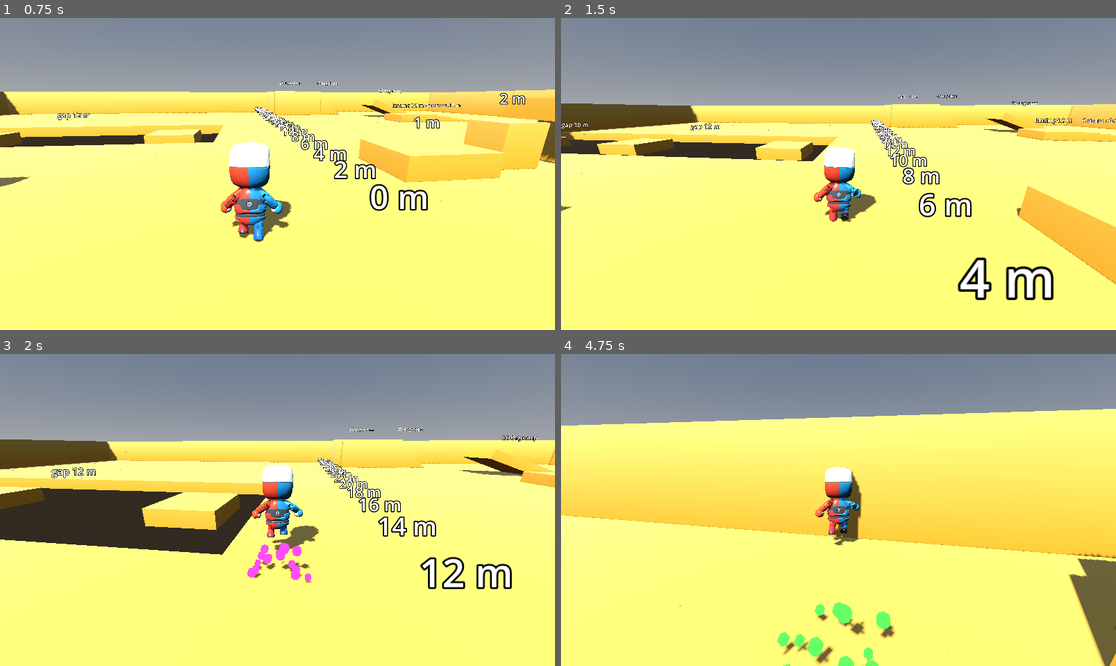
Above: before the commit, frames 1-4 (two rows, left to right).
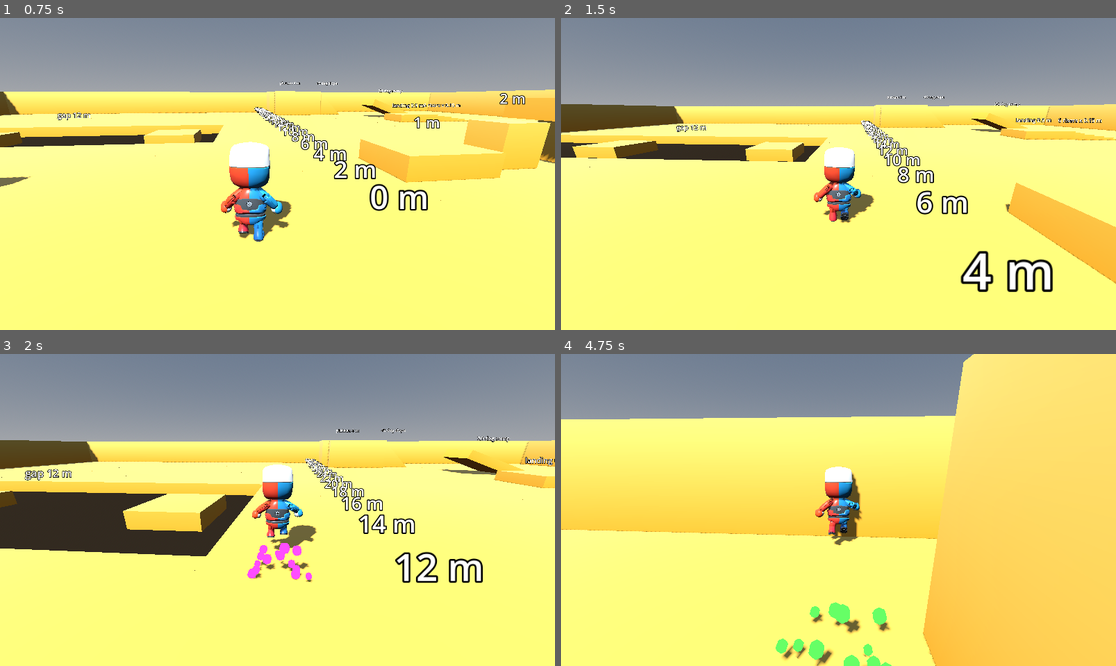
Above: after the commit, the same moments.

Repository: bistlaudio/Attimo
Game: Godot game, scene res://scenes/test/movement_gym.tscn
The game is run twice, just before and just after one commit, with the same random seed, the same clock (stepped at 60 frames per second) and the same inputs.
Inputs (mouse positions are in pixels of both pictures, inside the frame that each line leads up to):
- Up to frame 1 (0.75 s): tap Enter at 0.5 s; move the mouse to (305, 174) at 0.52 s; hold W (move_forward) from 0.53 s (still down); hold Right mouse button (aim) from 0.53 s (still down); click (305, 174) at 0.67 s
- Up to frame 2 (1.5 s): keep holding W (move_forward); tap Space (jump) at 0.77, 1.07 s; tap Middle mouse button (camera_recenter) at 0.8, 1.35 s; move the mouse to (810, 174) at 1.27 s; release Right mouse button (aim) at 1.28 s; click (810, 174) at 1.42 s
- Up to frame 3 (2 s): keep holding W (move_forward); tap Space (jump) at 1.52, 1.82 s; tap Shift (dash) at 1.55 s
- Up to frame 4 (4.75 s): keep holding W (move_forward); move the mouse to (849, 503) at 2.02 s; hold Shift (dash) 2.03-2.78 s; click (849, 503) at 2.17 s; tap Space (jump) at 2.3, 2.85, 3.02, 3.32, 3.77, 4.07, 4.52 s; move the mouse to (832, 516) at 2.77 s; click (832, 516) at 2.92 s; right-click (832, 516) at 3.05 s; move the mouse to (877, 513) at 3.52 s; hold Right mouse button (aim) 3.53-4.28 s; click (877, 513) at 3.67 s; tap Middle mouse button (camera_recenter) at 3.8, 4.35 s; move the mouse to (794, 506) at 4.27 s; click (794, 506) at 4.42 s; tap Shift (dash) at 4.55 s

Frame 1 is identical in both runs. In frame 2, 6.7% of the frame differs, in the area x 0-100%, y 24-91%; in frame 3, 8.7%; in frame 4, 27%, in the area x 0-100%, y 0-100%.

Commit message:
feat(03-04): aim sensitivity and no recenter or auto-follow while aiming
- look sensitivity scaled by aim_sensitivity_factor with the aim weight
- camera_recenter, recenter() and auto-follow ignored while aiming
- steering offset zeroed on aim enter so steering_yaw() equals yaw
- CONVENTIONS camera note; Q stays unbound (no shoulder swap)

Co-Authored-By: Claude Sonnet 5.5 <noreply@anthropic.com>

Diff:
--- a/attimo/scripts/camera/camera_rig.gd
+++ b/attimo/scripts/camera/camera_rig.gd
@@ -169,14 +169,14 @@
 			return
 		if motion.relative != Vector2.ZERO:
 			notify_look_activity()
-		var scale: float = base_sensitivity * settings.sensitivity
+		var scale: float = base_sensitivity * settings.sensitivity * lerpf(1.0, aim_sensitivity_factor, aim_weight)
 		var vertical: float = motion.relative.y * scale
 		if settings.invert_y:
 			vertical = -vertical
 		yaw -= motion.relative.x * scale
 		pitch = clampf(pitch - vertical, pitch_min, pitch_max)
 		return
-	if event.is_action_pressed(&"camera_recenter") and (not require_mouse_capture or Input.mouse_mode == Input.MOUSE_MODE_CAPTURED):
+	if event.is_action_pressed(&"camera_recenter") and _aim_target <= 0.0 and (not require_mouse_capture or Input.mouse_mode == Input.MOUSE_MODE_CAPTURED):
 		recenter()
 		return
 	if event.is_action_pressed(&"pause") and require_mouse_capture:
@@ -227,8 +227,12 @@
 		_aim_sources_written = false
 
 
+## On aim enter the steering offset is dropped and a running recenter stops, so steering_yaw() equals yaw (Pitfall 9).
 func _on_aim_changed(active: bool) -> void:
 	_aim_target = 1.0 if active else 0.0
+	if active:
+		_auto_offset = 0.0
+		_recentering = false
 
 
 ## The World mask the arm casts against. The SpringArm3D node's own mask is 0 because the rig casts.
@@ -350,7 +354,7 @@
 ## Turns the camera behind the character's facing within recenter_time (D-17, A29). The rotation is added to the
 ## steering offset like auto-follow's, so a held direction keeps its heading. Mouse look cancels it.
 func recenter() -> void:
-	if target == null:
+	if target == null or _aim_target > 0.0:
 		return
 	var facing: Vector2 = Vector2.ZERO
 	var visual: Node3D = target.get(&"visual_root") as Node3D
@@ -417,7 +421,7 @@
 ## added to the yaw and to _auto_offset, so the held key keeps its world heading and the error converges to 0.
 func _apply_auto_follow(delta: float) -> void:
 	var heading: Vector2 = _target_heading(delta)
-	if _recentering or not auto_follow_active() or time_since_look <= auto_follow_delay:
+	if _aim_target > 0.0 or _recentering or not auto_follow_active() or time_since_look <= auto_follow_delay:
 		return
 	if heading.length() <= auto_follow_min_speed:
 		return
--- a/attimo/tests/smoke/test_aim_camera.gd
+++ b/attimo/tests/smoke/test_aim_camera.gd
@@ -23,6 +23,8 @@
 func run(tree: SceneTree, check: Callable) -> void:
 	await tree.process_frame
 	await _scenario_blend(tree, check)
+	await _scenario_sensitivity(tree, check)
+	await _scenario_recenter_and_follow(tree, check)
 	await _scenario_no_swap(tree, check)
 
 
@@ -67,6 +69,69 @@
 	await _end(tree)
 
 
+# (b) while aiming, a mouse motion turns the yaw by the scale including aim_sensitivity_factor.
+func _scenario_sensitivity(tree: SceneTree, check: Callable) -> void:
+	await _begin(tree)
+	var plain_before: float = _rig.yaw
+	Fixtures.send_mouse_motion(Vector2(100.0, 0.0))
+	var plain: float = plain_before - _rig.yaw
+	check.call(absf(plain - 100.0 * _rig.base_sensitivity * _rig.settings.sensitivity) < YAW_TOLERANCE,
+		"(b) without aim 100 px turn the yaw by the plain scale (%.6f)" % plain)
+	Fixtures.send_action_event(&"aim", true)
+	await Fixtures.wait_physics(tree, TICK_FRAMES)
+	_rig.set_process(false)
+	for i: int in ceili(_rig.aim_blend_time * 60.0) + 2:
+		_rig._process(STEP)
+	check.call(_rig.aim_weight == 1.0, "(b) the aim weight is 1 before the motion")
+	var before: float = _rig.yaw
+	Fixtures.send_mouse_motion(Vector2(100.0, 0.0))
+	var turned: float = before - _rig.yaw
+	var expected: float = 100.0 * _rig.base_sensitivity * _rig.settings.sensitivity * _rig.aim_sensitivity_factor
+	check.call(absf(turned - expected) < YAW_TOLERANCE,
+		"(b) 100 px while aiming turn the yaw by the scaled amount (%.6f, expected %.6f)" % [turned, expected])
+	_rig.set_process(true)
+	await _end(tree)
+
+
+# (c) recenter and auto-follow are off while aiming, and the steering offset is zeroed on enter.
+func _scenario_recenter_and_follow(tree: SceneTree, check: Callable) -> void:
+	await _begin(tree)
+	_rig.yaw = 1.0
+	_rig._auto_offset = 0.4
+	check.call(not is_equal_approx(_rig.steering_yaw(), _rig.yaw), "(c) the steering offset is non-zero before aim")
+	Fixtures.send_action_event(&"aim", true)
+	await Fixtures.wait_physics(tree, TICK_FRAMES)
+	await Fixtures.wait_process(tree, 1)
+	check.call(is_equal_approx(_rig.steering_yaw(), _rig.yaw),
+		"(c) right after aim enter steering_yaw equals yaw (%.4f vs %.4f)" % [_rig.steering_yaw(), _rig.yaw])
+	var yaw_before: float = _rig.yaw
+	Fixtures.send_action_event(&"camera_recenter", true)
+	Fixtures.send_action_event(&"camera_recenter", false)
+	await Fixtures.wait_process(tree, 20)
+	check.call(is_equal_approx(_rig.yaw, yaw_before), "(c) camera_recenter while aiming leaves the yaw unchanged (%.4f)" % _rig.yaw)
+	_rig.recenter()
+	await Fixtures.wait_process(tree, 20)
+	check.call(is_equal_approx(_rig.yaw, yaw_before), "(c) recenter() while aiming does nothing (%.4f)" % _rig.yaw)
+
+	# Auto-follow forced on: running sideways would swing a free camera, but not an aiming one.
+	var follow_settings: CameraSettings = CameraSettings.new()
+	follow_settings.auto_follow_mode = "on"
+	_rig.apply_settings(follow_settings)
+	check.call(_rig.auto_follow_active(), "(c) auto-follow is configured on")
+	_rig.time_since_look = 10.0
+	Input.action_press(&"move_right")
+	var followed: bool = false
+	for i: int in 120:
+		await Fixtures.wait_process(tree, 1)
+		_rig.time_since_look = 10.0
+		if not is_equal_approx(_rig.yaw, yaw_before):
+			followed = true
+	Input.action_release(&"move_right")
+	check.call(not followed, "(c) auto-follow does not turn the camera over 120 frames of strafing while aiming (yaw %.4f)" % _rig.yaw)
+	check.call(is_equal_approx(_rig.steering_yaw(), _rig.yaw), "(c) steering_yaw still equals yaw after the strafe")
+	await _end(tree)
+
+
 # (d) no shoulder swap: no aim_shoulder_swap action exists and Q stays unbound (03-01 checkpoint item 2).
 func _scenario_no_swap(_tree: SceneTree, check: Callable) -> void:
 	check.call(not InputMap.has_action(&"aim_shoulder_swap"), "(d) no aim_shoulder_swap action exists")
Not shown, changed: docs/CONVENTIONS.md
